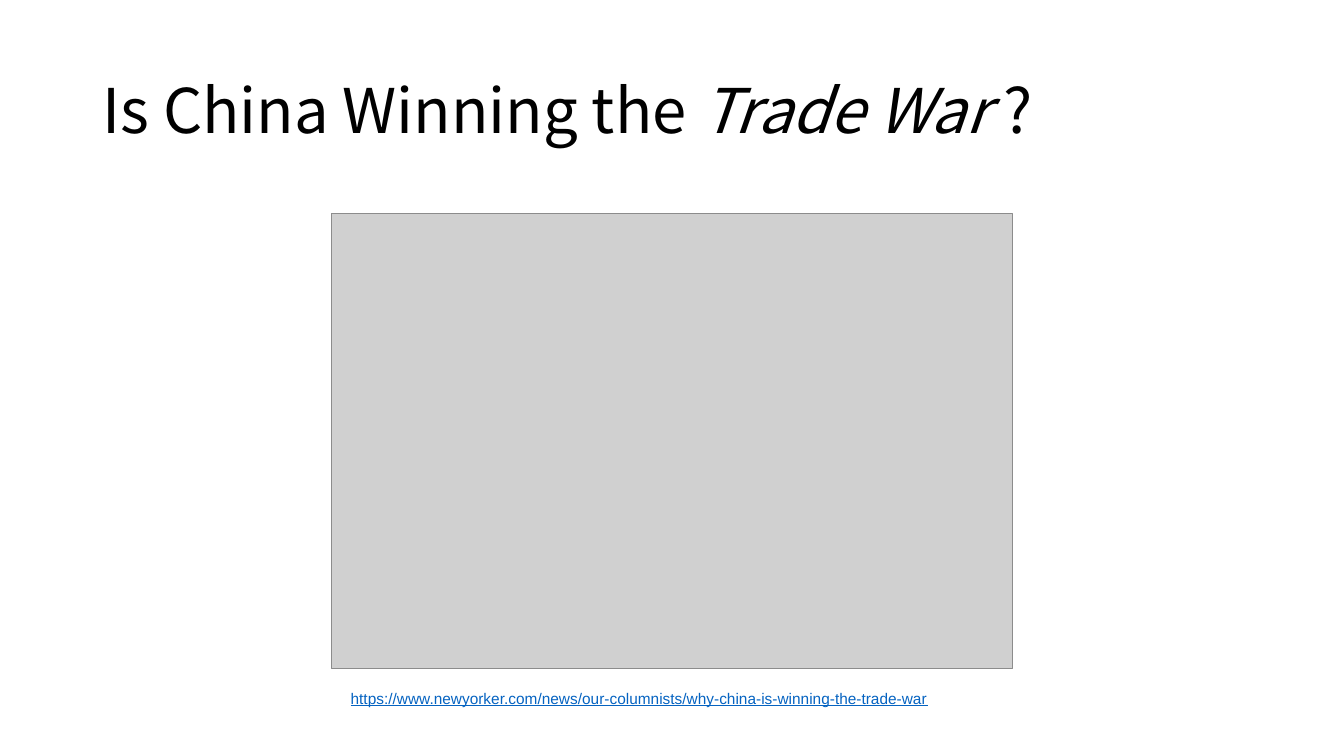
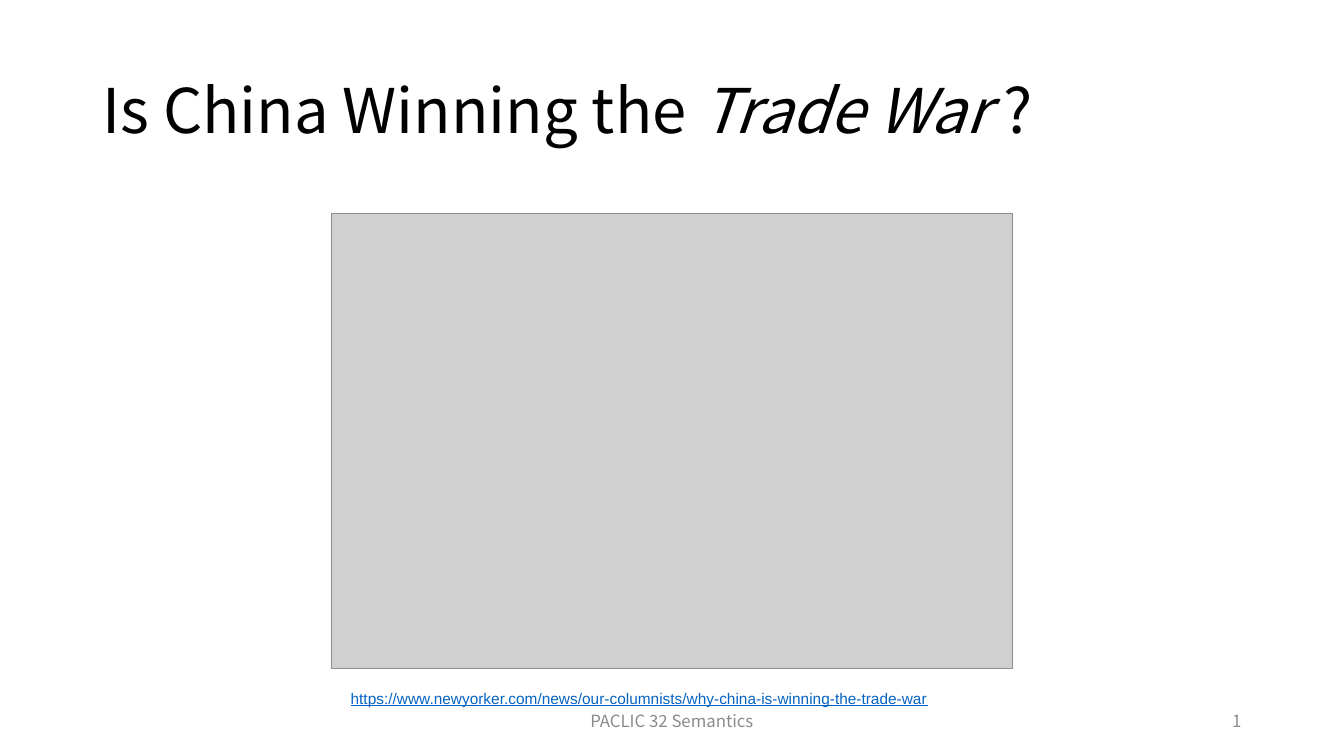
Before and after one commit to xiabo0816/Chinese_MWEs_Representation, a slide deck: slide 1 of PACLIC 32 Semantics session.pptx. Drawn at 1344x756 pixels with LibreOffice and Linux fonts; fonts in the diff are those of the drawing; grey boxes stand for pictures. Boxes give left, top, right and bottom in pixels: in the first picture for what was removed or moved away, otherwise in the second. Text is boxed around its words. In the diff, an @@ line names an element or a change of style, - is before the commit and + after.

```diff
--- a/PACLIC 32 Semantics session.pptx
+++ b/PACLIC 32 Semantics session.pptx
@@ text added at (x1=590, y1=714, x2=754, y2=727), 12 pt, text #8C8C8C @@
+PACLIC 32 Semantics
@@ page number added at (x1=1232, y1=715, x2=1241, y2=727), 12 pt, text #8C8C8C @@
+1
```
Also in this commit, not shown: 1 other slide changed, 19 slides added, 2 slides removed, 3 other files.
